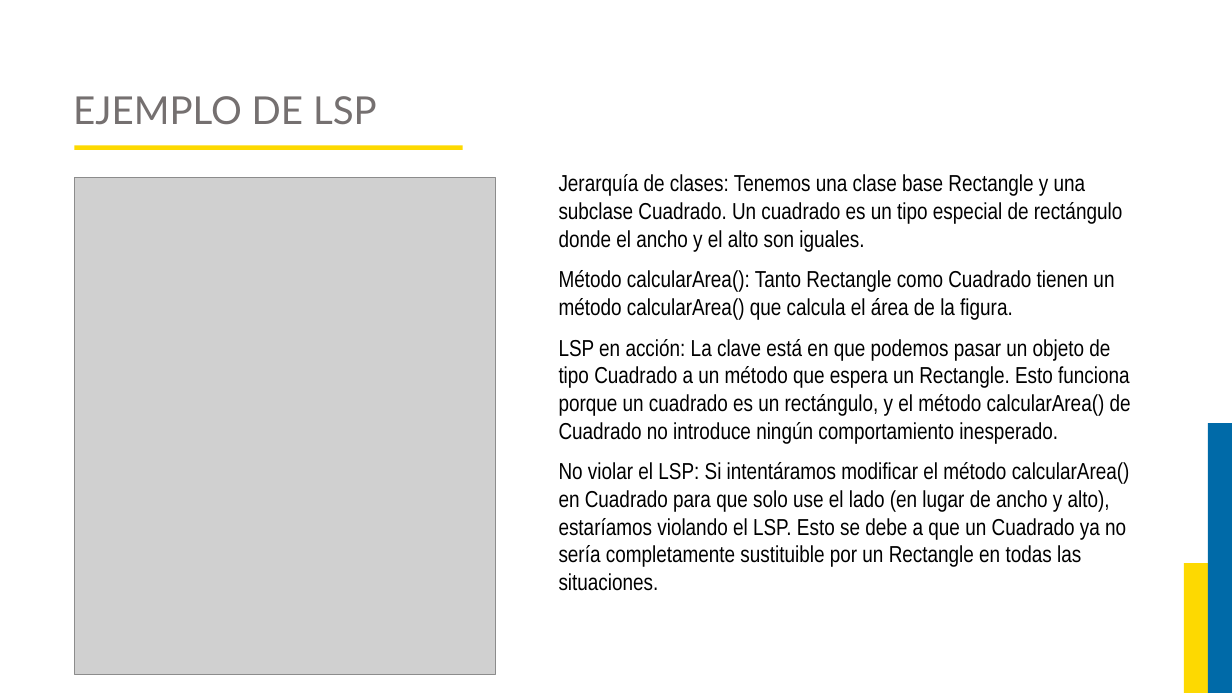
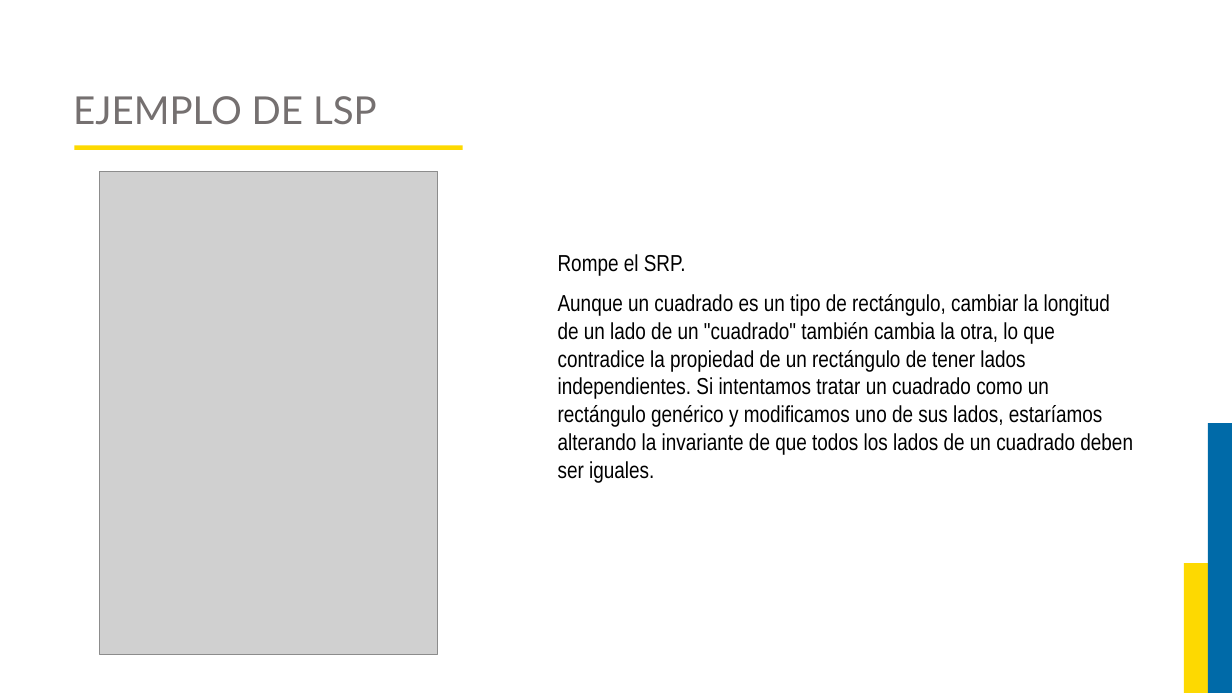
Before and after one commit to JorgeAlejandroAguirreGutierrez/proyecto-luis, a slide deck: slide 42 of Curso Ingenieria del Software 2/Diapositivas.pptx (slide 40 before the commit). Drawn at 1232x693 pixels with LibreOffice and Linux fonts; fonts in the diff are those of the drawing; grey boxes stand for pictures; background and template pictures are left out. Boxes give left, top, right and bottom in pixels: in the first picture for what was removed or moved away, otherwise in the second. Text is boxed around its words. In the diff, an @@ line names an element or a change of style, - is before the commit and + after.

```diff
--- a/Curso Ingenieria del Software 2/Diapositivas.pptx
+++ b/Curso Ingenieria del Software 2/Diapositivas.pptx
@@ picture: place and size @@
-picture at (74,177,494,675)
+picture at (99,171,438,654)
@@ text at (558,254,1133,483): text changed @@
-Jerarquía de clases: Tenemos una clase base Rectangle y una subclase Cuadrado. Un cuadrado es un tipo especial de rectángulo donde el ancho y el alto son iguales.
-Método calcularArea(): Tanto Rectangle como Cuadrado tienen un método calcularArea() que calcula el área de la figura.
-LSP en acción: La clave está en que podemos pasar un objeto de tipo Cuadrado a un método que espera un Rectangle. Esto funciona porque un cuadrado es un rectángulo, y el método calcularArea() de Cuadrado no introduce ningún comportamiento inesperado.
-No violar el LSP: Si intentáramos modificar el método calcularArea() en Cuadrado para que solo use el lado (en lugar de ancho y alto), estaríamos violando el LSP. Esto se debe a que un Cuadrado ya no sería completamente sustituible por un Rectangle en todas las situaciones.
+Rompe el SRP.
+Aunque un cuadrado es un tipo de rectángulo, cambiar la longitud de un lado de un "cuadrado" también cambia la otra, lo que contradice la propiedad de un rectángulo de tener lados independientes. Si intentamos tratar un cuadrado como un rectángulo genérico y modificamos uno de sus lados, estaríamos alterando la invariante de que todos los lados de un cuadrado deben ser iguales.
```
Also in this commit, not shown: 8 other slides changed, 6 slides added, 1 slide removed, 9 other files.
